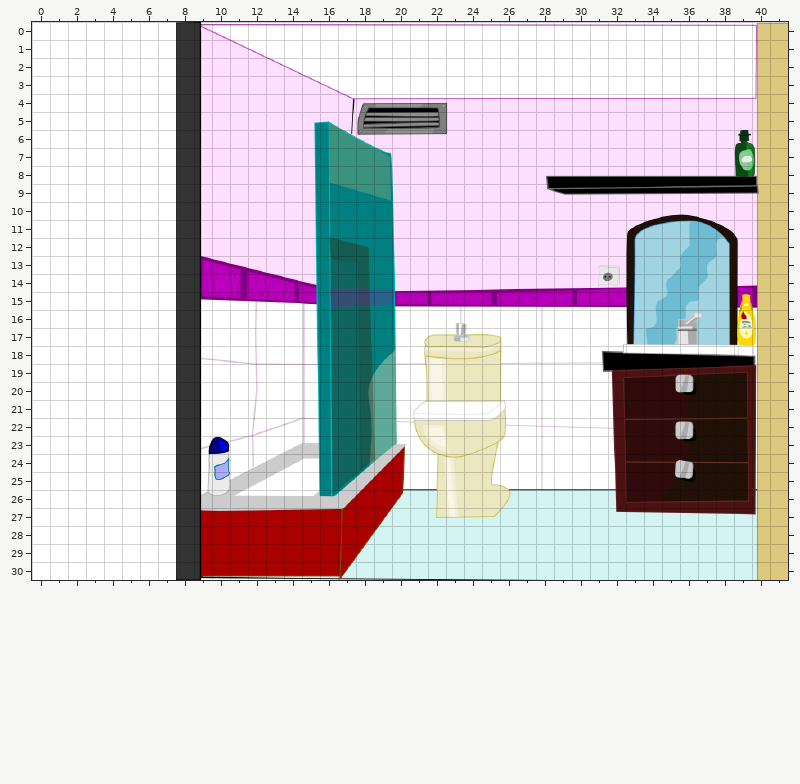
One commit to this Tiled map: data/escena_06/escena_06.tmx. Above, as it was before the edit.
Cells are 32x32 px. Shown: x 0..41, y 0..30.
And afterwards:
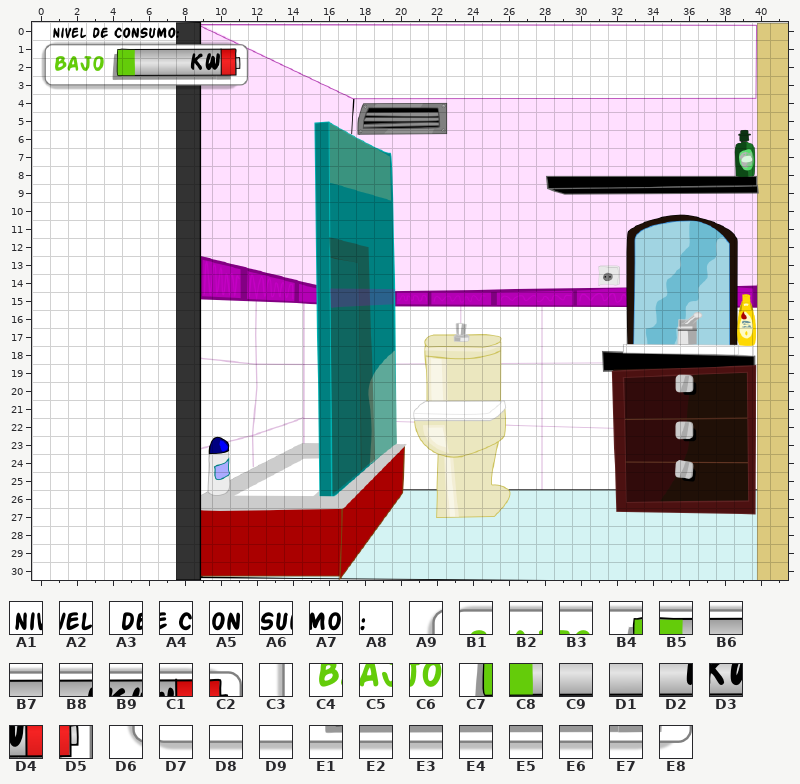
Key: from "pila": A1 1, A2 2, A3 3, A4 4, A5 5, A6 6, A7 7, A8 8, A9 12, B1 13, B2 14, B3 15, B4 16, B5 17, B6 18, B7 19, B8 20, B9 21, C1 22, C2 23, C3 24, C4 25, C5 26, C6 27, C7 28, C8 29, C9 30, D1 31, D2 32, D3 33, D4 34, D5 35, D6 36, D7 37, D8 38, D9 39, E1 40, E2 41, E3 42, E4 43, E5 44, E6 45, E7 46, E8 47.
__ is an empty cell, .. an unchanged one.
Tiles of an added or newly shown layer are drawn over the layers below it.
Log entry: mejorando escenas
Edits made:
--- layer "foreground" (added)
@@ x 0..11 @@
- 0 .. __ __ __ __ __ __ __ __ .. .. ..
- 1 __ __ __ __ __ __ __ __ __ __ __ __
- 2 __ __ __ __ __ __ __ __ __ __ __ __
- 3 __ __ __ __ __ __ __ __ __ __ __ __
+ 0 .. A1 A2 A3 A4 A5 A6 A7 A8 .. .. ..
+ 1 A9 B1 B2 B3 B4 B5 B6 B7 B8 B9 C1 C2
+ 2 C3 C4 C5 C6 C7 C8 C9 D1 D2 D3 D4 D5
+ 3 D6 D7 D8 D9 E1 E2 E3 E4 E5 E6 E7 E8
Boxes around the changes in both pictures, in picture pixels (x1, y1, x2, y2):
added: (41, 27, 248, 90)
